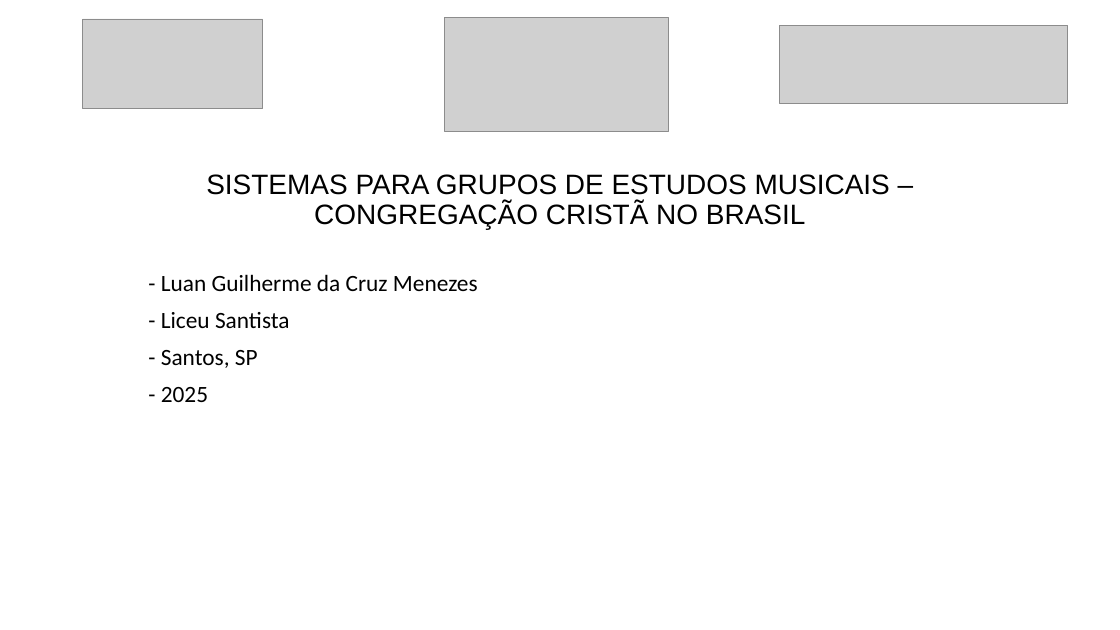
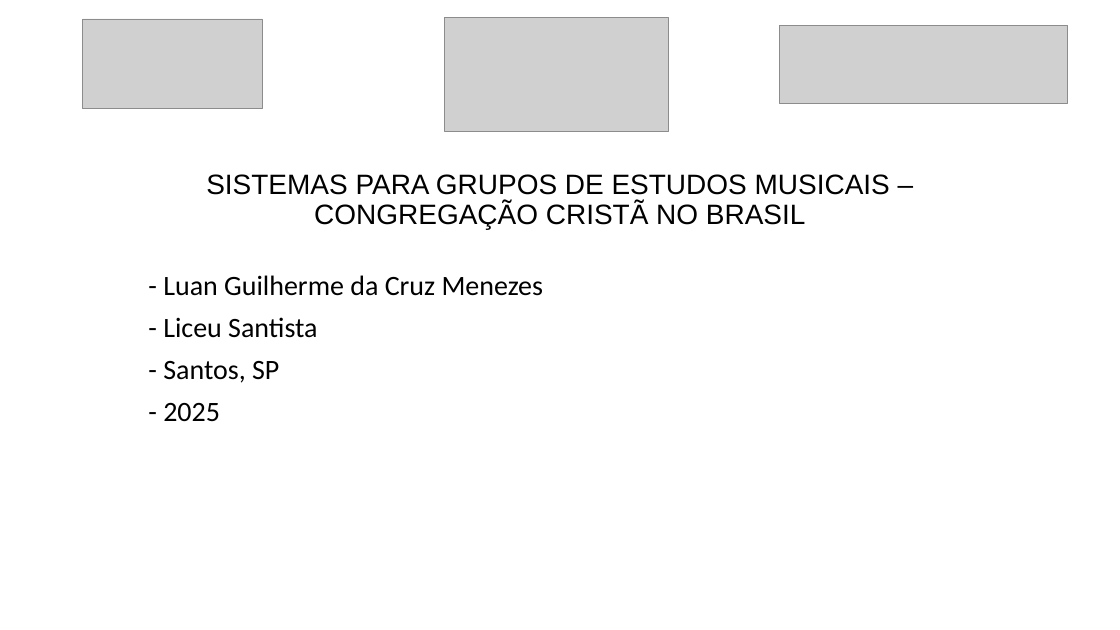
Before and after one commit to luanmenezesx/TCC-CCB, a slide deck: slide 1 of Modelo slides apresentação TCC.pptx. Drawn at 1120x630 pixels with LibreOffice and Linux fonts; fonts in the diff are those of the drawing; grey boxes stand for pictures. Boxes give left, top, right and bottom in pixels: in the first picture for what was removed or moved away, otherwise in the second. Text is boxed around its words. In the diff, an @@ line names an element or a change of style, - is before the commit and + after.

```diff
--- a/Modelo slides apresentação TCC.pptx
+++ b/Modelo slides apresentação TCC.pptx
@@ subtitle "- Luan Guilherme da Cruz ..." at (x1=163, y1=275, x2=544, y2=421): size 20 to 24 pt @@
```
Also in this commit, not shown: 7 other slides changed, 2 slides added, 3 other files.
